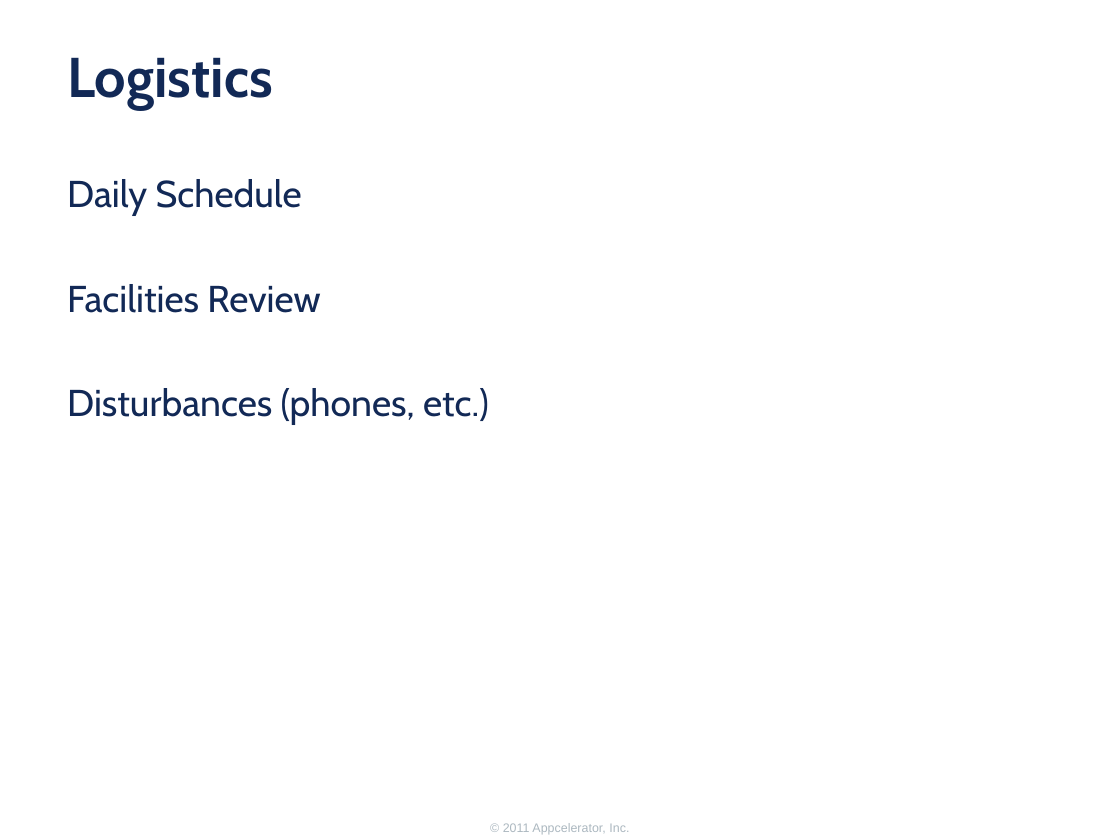
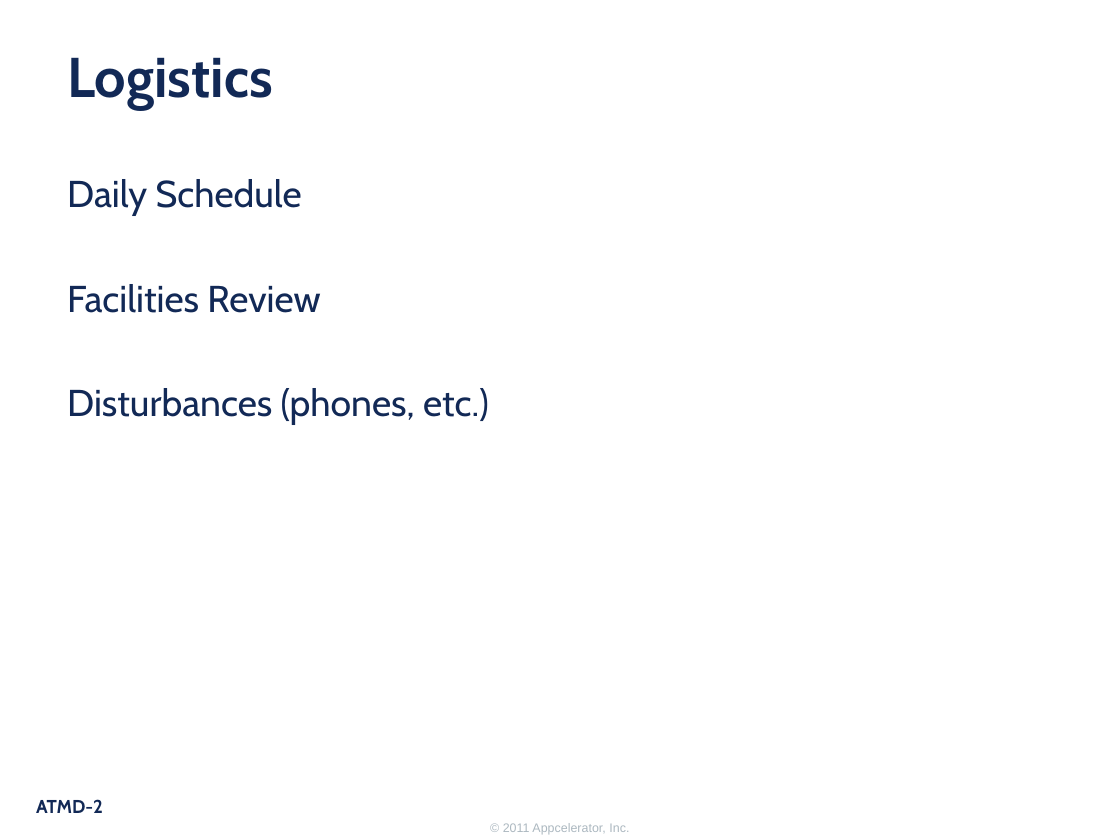
Before and after one commit to appcelerator-forks/appcelerator-training.tcmd_certification, a slide deck: slide 2 of 000.pptx. Drawn at 1120x840 pixels with LibreOffice and Linux fonts; fonts in the diff are those of the drawing; background and template pictures are left out. Boxes give left, top, right and bottom in pixels: in the first picture for what was removed or moved away, otherwise in the second. Text is boxed around its words. In the diff, an @@ line names an element or a change of style, - is before the commit and + after.

```diff
--- a/000.pptx
+++ b/000.pptx
@@ page number added at [36, 799, 103, 813], 12 pt, text #122956, bold @@
+ATMD-2
```
Also in this commit, not shown: 5 other slides changed, 11 other files.
